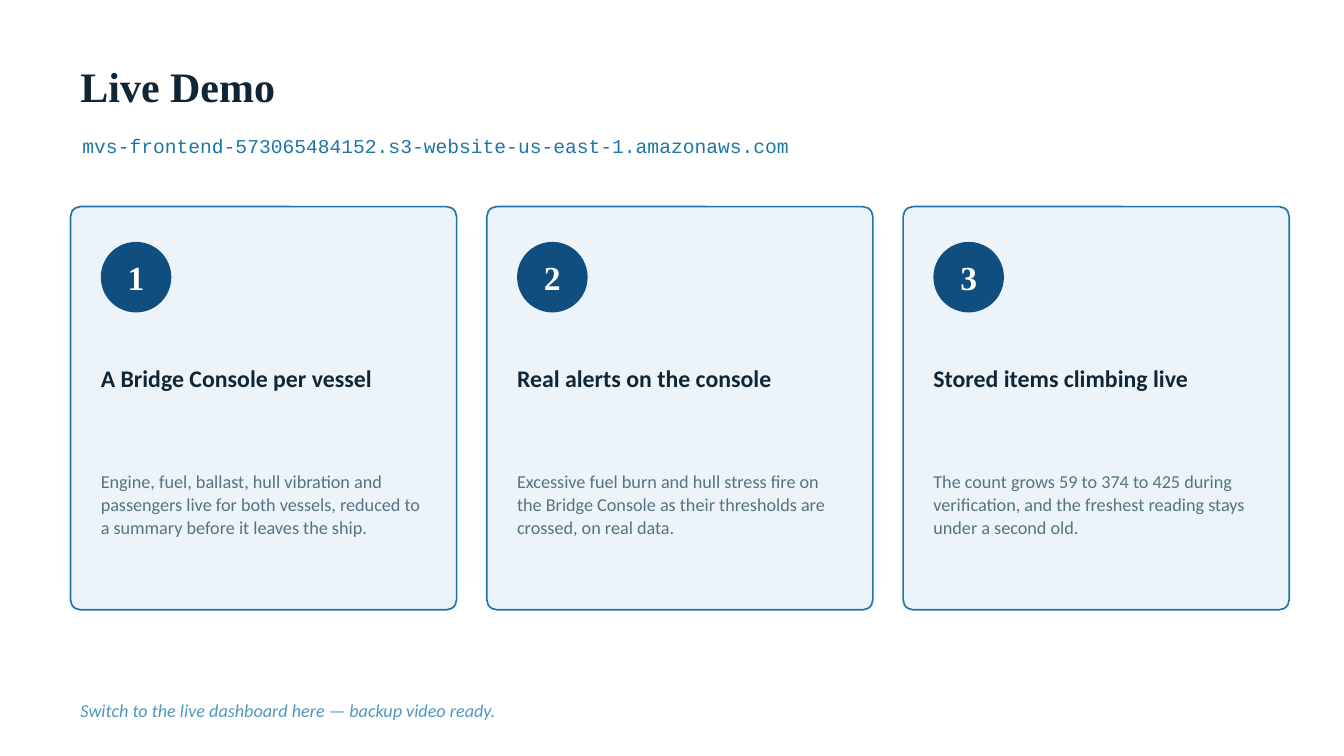
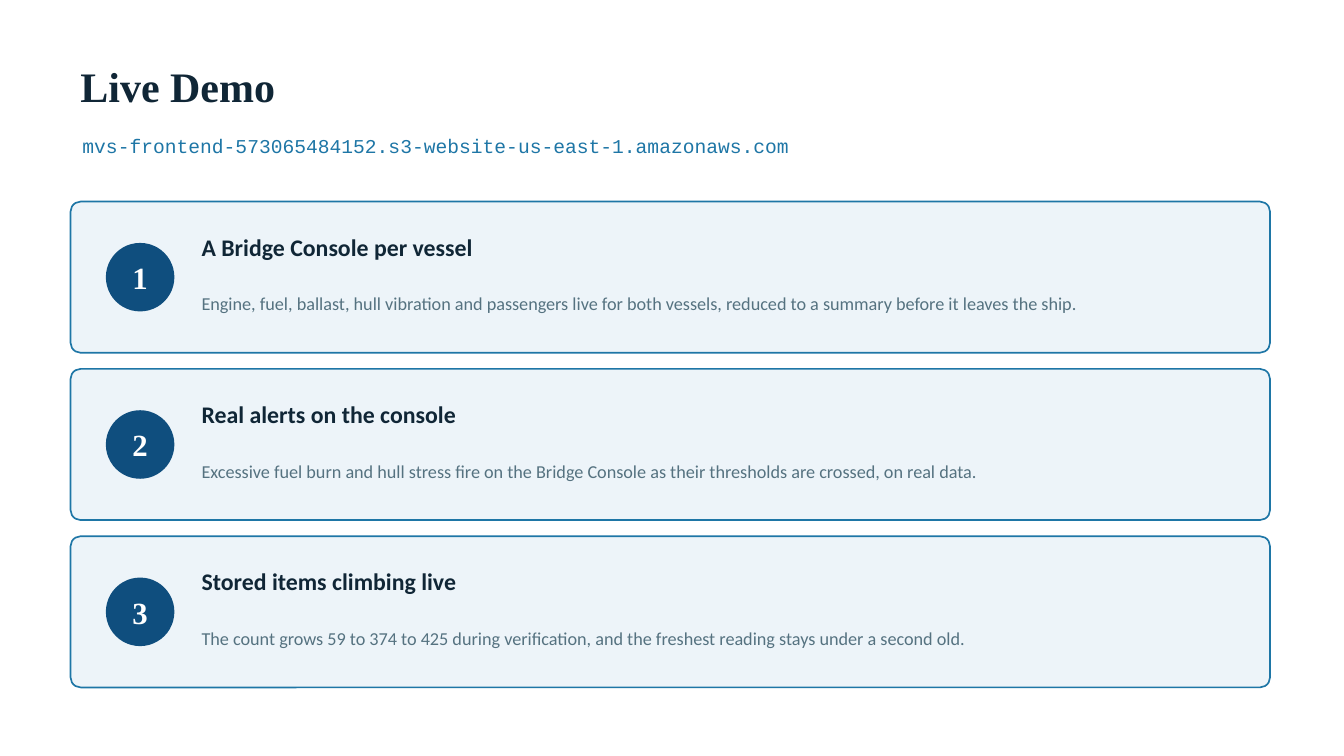
Before and after one commit to valletivarish/FEC_version_2, a slide deck: slide 3 of ppt/GopiKrishnan_X25112627_marine-vessel-monitoring.pptx. Drawn at 1344x756 pixels with LibreOffice and Linux fonts; fonts in the diff are those of the drawing. Boxes give left, top, right and bottom in pixels: in the first picture for what was removed or moved away, otherwise in the second. Text is boxed around its words. In the diff, an @@ line names an element or a change of style, - is before the commit and + after.

```diff
--- a/ppt/GopiKrishnan_X25112627_marine-vessel-monitoring.pptx
+++ b/ppt/GopiKrishnan_X25112627_marine-vessel-monitoring.pptx
@@ rounded rectangle resized from (x1=71, y1=207, x2=457, y2=610) to (x1=71, y1=202, x2=1270, y2=353) @@
@@ text "A Bridge Console per vessel" moved from (x1=101, y1=370, x2=372, y2=391) to (x1=202, y1=239, x2=473, y2=260) @@
@@ ellipse moved from (x1=101, y1=242, x2=171, y2=313) to (x1=106, y1=243, x2=174, y2=312) @@
@@ text "Engine, fuel, ballast, hull vibration ..." rewrapped from (x1=101, y1=475, x2=420, y2=537) to (x1=202, y1=297, x2=1076, y2=313) @@
@@ rounded rectangle resized from (x1=487, y1=207, x2=873, y2=610) to (x1=71, y1=369, x2=1270, y2=520) @@
@@ text "2" moved from (x1=544, y1=267, x2=561, y2=290) to (x1=132, y1=435, x2=147, y2=456) @@
@@ ellipse moved from (x1=517, y1=242, x2=588, y2=313) to (x1=106, y1=410, x2=174, y2=479) @@
@@ text "Real alerts on the console" moved from (x1=517, y1=370, x2=772, y2=387) to (x1=202, y1=406, x2=456, y2=423) @@
@@ text "Excessive fuel burn and hull ..." rewrapped from (x1=517, y1=475, x2=825, y2=536) to (x1=202, y1=465, x2=976, y2=481) @@
@@ proportions changed in 3 elements at (x1=71, y1=369, x2=1270, y2=520), (x1=71, y1=202, x2=1270, y2=353), (x1=71, y1=536, x2=1270, y2=688) @@
@@ rounded rectangle resized from (x1=903, y1=207, x2=1290, y2=610) to (x1=71, y1=536, x2=1270, y2=688) @@
@@ text "Stored items climbing live" moved from (x1=933, y1=370, x2=1188, y2=391) to (x1=202, y1=573, x2=456, y2=594) @@
@@ size 24 to 22 pt in 3 elements at (x1=132, y1=268, x2=147, y2=289), (x1=132, y1=435, x2=147, y2=456), (x1=132, y1=603, x2=147, y2=625) @@
@@ text "3" moved from (x1=960, y1=267, x2=977, y2=291) to (x1=132, y1=603, x2=147, y2=625) @@
@@ ellipse moved from (x1=934, y1=242, x2=1004, y2=313) to (x1=106, y1=578, x2=174, y2=646) @@
@@ text "The count grows 59 to ..." rewrapped from (x1=933, y1=475, x2=1244, y2=534) to (x1=202, y1=632, x2=965, y2=648) @@
@@ text removed at (x1=80, y1=704, x2=495, y2=720) @@
-Switch to the live dashboard here — backup video ready.
```
Also in this commit, not shown: 1 other slide changed, 25 other files.
